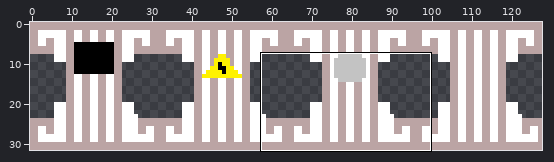
Edited in one commit: sprite sheet (assets/tileset/pillar.png). The first picture is a wide view before the edit; the outline marks the close-up.
Close-up. Earlier state:
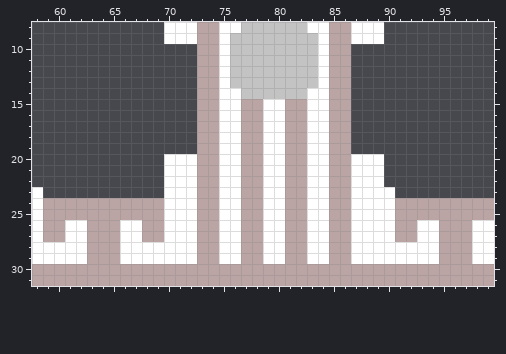
The file is 128x32 pixels. Shown: x 58..99, y 8..31.
Now the later version:
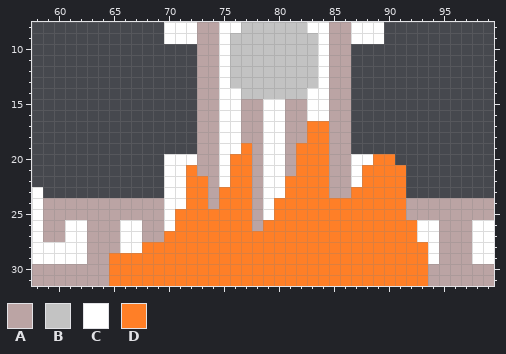
Palette (. is transparent): A #bba4a4  B #c3c3c3  C #ffffff  D #ff7f27
The edit:
y 17..18: x 83..84 CC -> DD
y 19: x 77 A -> D; x 82..84 ACC -> DDD
y 20: x 76..77 CA -> DD; x 82..84 ACC -> DDD; x 89..90 C. -> DD
y 21: x 72 C -> D; x 76..77 CA -> DD; x 82..84 ACC -> DDD; x 88..91 CC.. -> DDDD
y 22: x 72..73 CA -> DD; x 76..77 CA -> DD; x 81..84 AACC -> DDDD; x 88..91 CC.. -> DDDD
y 23: x 72..73 CA -> DD; x 75..77 CCA -> DDD; x 81..84 AACC -> DDDD; x 87..91 CCCC. -> DDDDD
y 24: x 72..73 CA -> DD; x 75..77 CCA -> DDD; x 80..91 CAACCAACCCCA -> DDDDDDDDDDDD
y 25: x 71..77 CCAACCA -> DDDDDDD; x 80..91 CAACCAACCCCA -> DDDDDDDDDDDD
y 26: x 71..77 CCAACCA -> DDDDDDD; x 79..92 CCAACCAACCCCAA -> DDDDDDDDDDDDDD
y 27: x 70..92 CCCAACCAACCAACCAACCCCAA -> DDDDDDDDDDDDDDDDDDDDDDD
y 28: x 68..93 CCCCCAACCAACCAACCAACCCCCCC -> DDDDDDDDDDDDDDDDDDDDDDDDDD
y 29: x 65..93 ACCCCCCCAACCAACCAACCAACCCCCCC -> DDDDDDDDDDDDDDDDDDDDDDDDDDDDD
y 30..31: x 65..93 AAAAAAAAAAAAAAAAAAAAAAAAAAAAA -> DDDDDDDDDDDDDDDDDDDDDDDDDDDDD
Changed places in both close-ups, as pixel boxes (x1, y1, x2, y2):
changed: (109, 121, 428, 286)
